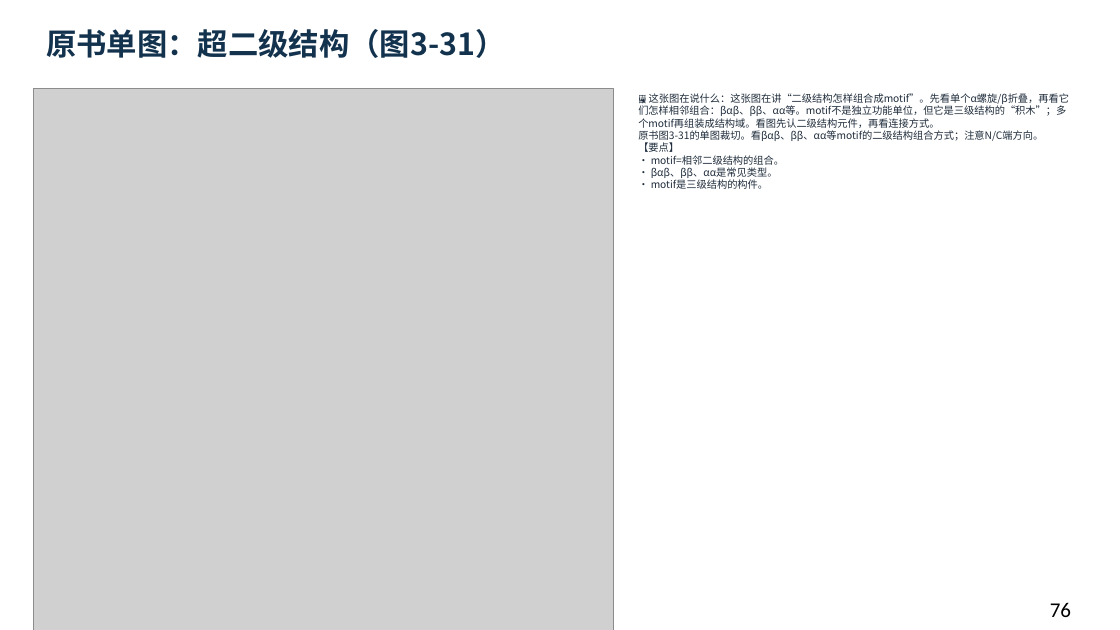
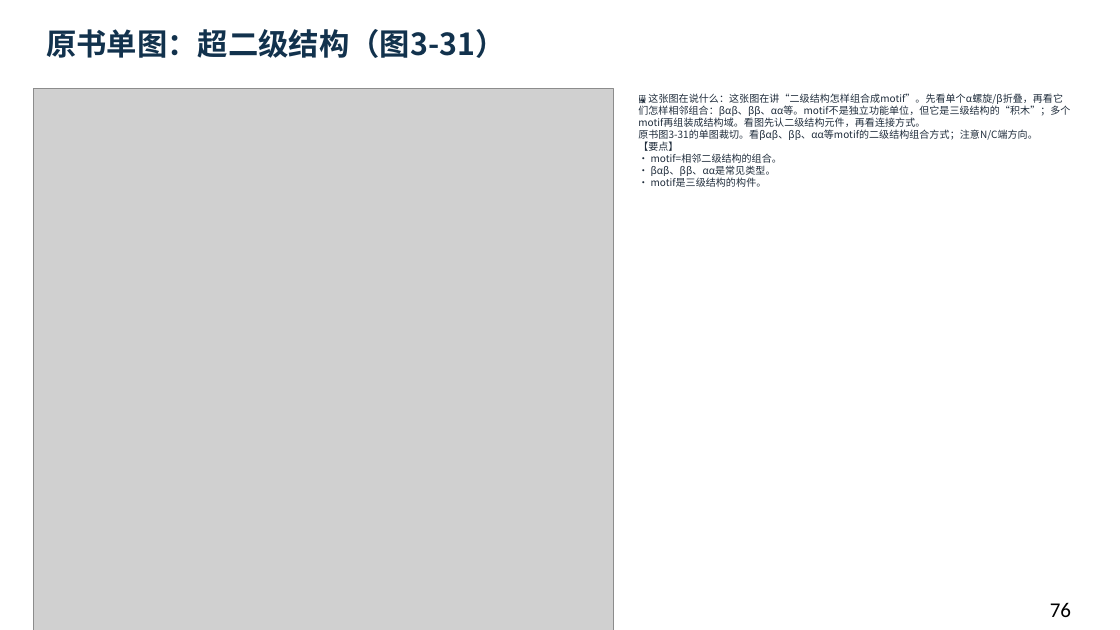
Before and after one commit to newkan-li/Biochemistry, a slide deck: slide 76 of downloads/bc03-ai-style.pptx. Drawn at 1120x630 pixels with LibreOffice and Linux fonts; fonts in the diff are those of the drawing; grey boxes stand for pictures. Boxes give left, top, right and bottom in pixels: in the first picture for what was removed or moved away, otherwise in the second. Text is boxed around its words. In the diff, an @@ line names an element or a change of style, - is before the commit and + after.

```diff
--- a/downloads/bc03-ai-style.pptx
+++ b/downloads/bc03-ai-style.pptx
@@ text "🖼 这张图在说什么：这张图在讲“二级结构怎样组合成motif”。先看单个α螺旋/β折叠，再看它们怎样相邻组合：βαβ、β ..." at (638, 93, 1070, 187): size 8.8 to 8.6 pt @@
```
Also in this commit, not shown: 81 other slides changed, 5 other files.
